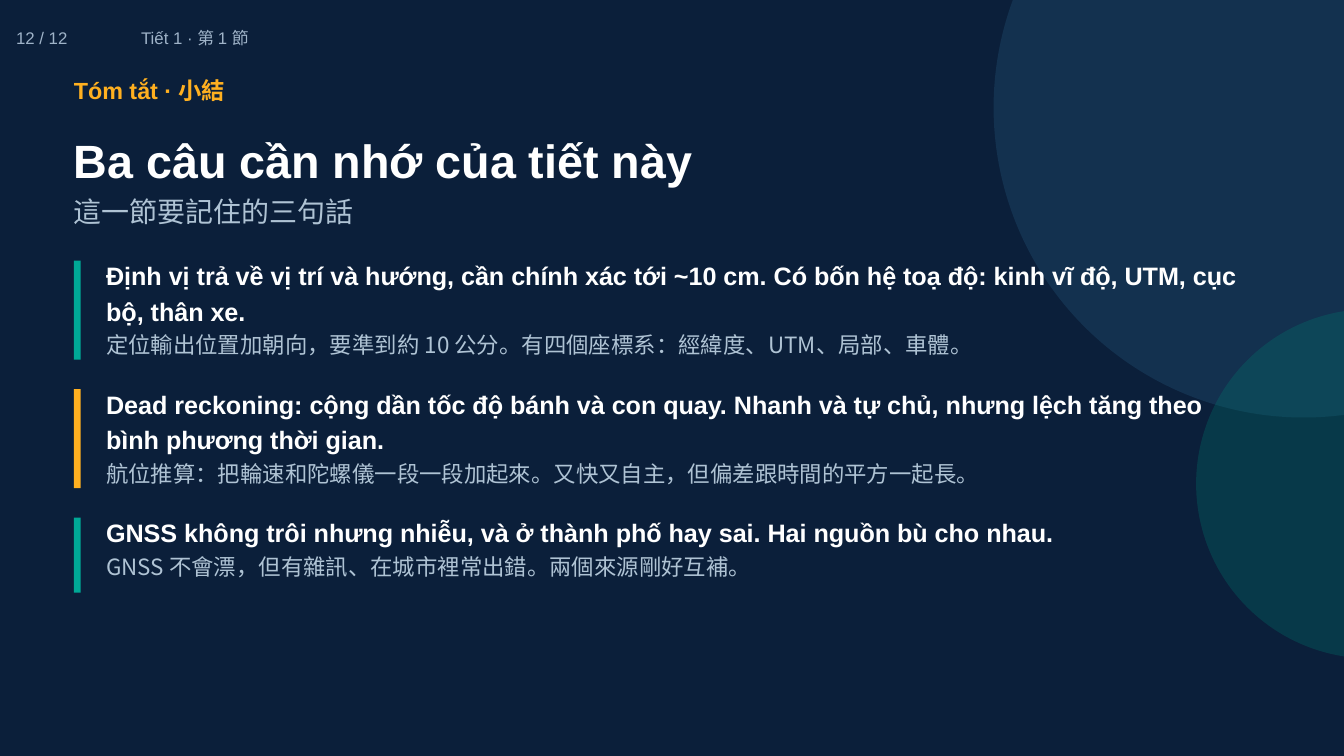
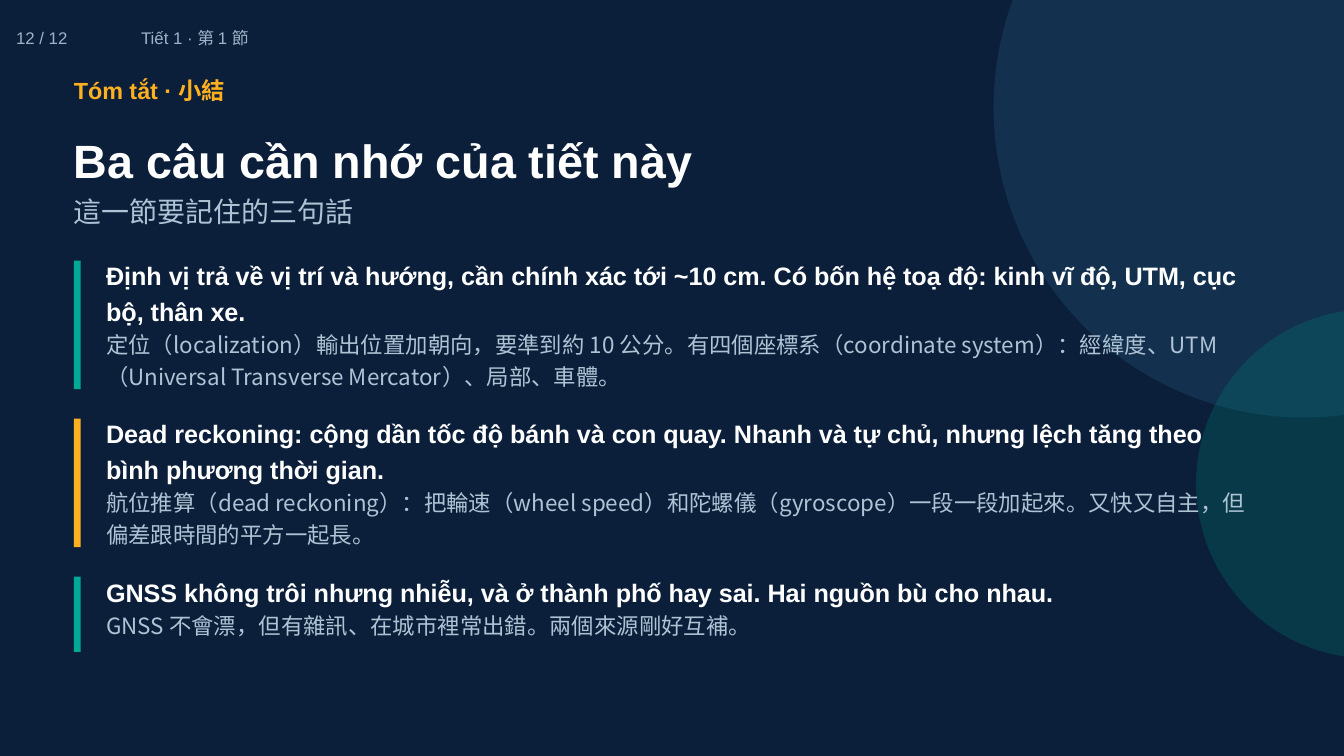
Before and after one commit to ch-neural/MITUST-Principles-of-Self-Driving-Cars, a slide deck: slide 12 of 第十二週(11-26)/第十二週_第1節_簡報.pptx. Drawn at 1344x756 pixels with LibreOffice and Linux fonts; fonts in the diff are those of the drawing. Boxes give left, top, right and bottom in pixels: in the first picture for what was removed or moved away, otherwise in the second. Text is boxed around its words. In the diff, an @@ line names an element or a change of style, - is before the commit and + after.

```diff
--- a/第十二週(11-26)/第十二週_第1節_簡報.pptx
+++ b/第十二週(11-26)/第十二週_第1節_簡報.pptx
@@ rectangle: place and size @@
-rectangle at (74,261,81,360)
+rectangle at (74,261,81,390)
@@ text at (106,334,1218,387): text changed @@
-定位輸出位置加朝向，要準到約 10 公分。有四個座標系：經緯度、UTM、局部、車體。
+定位（localization）輸出位置加朝向，要準到約 10 公分。有四個座標系（coordinate system）：經緯度、UTM（Universal Transverse Mercator）、局部、車體。
@@ rectangle: place and size @@
-rectangle at (74,390,81,489)
+rectangle at (74,419,81,548)
@@ text "Dead reckoning: cộng dần tốc ...": place and size @@
-text "Dead reckoning: cộng dần tốc ..." at (106,394,1202,484)
+text "Dead reckoning: cộng dần tốc ..." at (106,423,1246,545)
@@ text at (106,492,1246,545): text changed @@
-航位推算：把輪速和陀螺儀一段一段加起來。又快又自主，但偏差跟時間的平方一起長。
+航位推算（dead reckoning）：把輪速（wheel speed）和陀螺儀（gyroscope）一段一段加起來。又快又自主，但偏差跟時間的平方一起長。
@@ rectangle: place and size @@
-rectangle at (74,517,81,593)
+rectangle at (74,577,81,652)
@@ text "GNSS không trôi nhưng nhiễu, ...": place and size @@
-text "GNSS không trôi nhưng nhiễu, ..." at (106,522,1053,577)
+text "GNSS không trôi nhưng nhiễu, ..." at (106,581,1053,636)
```
Also in this commit, not shown: 6 other slides changed, 5 other files.
